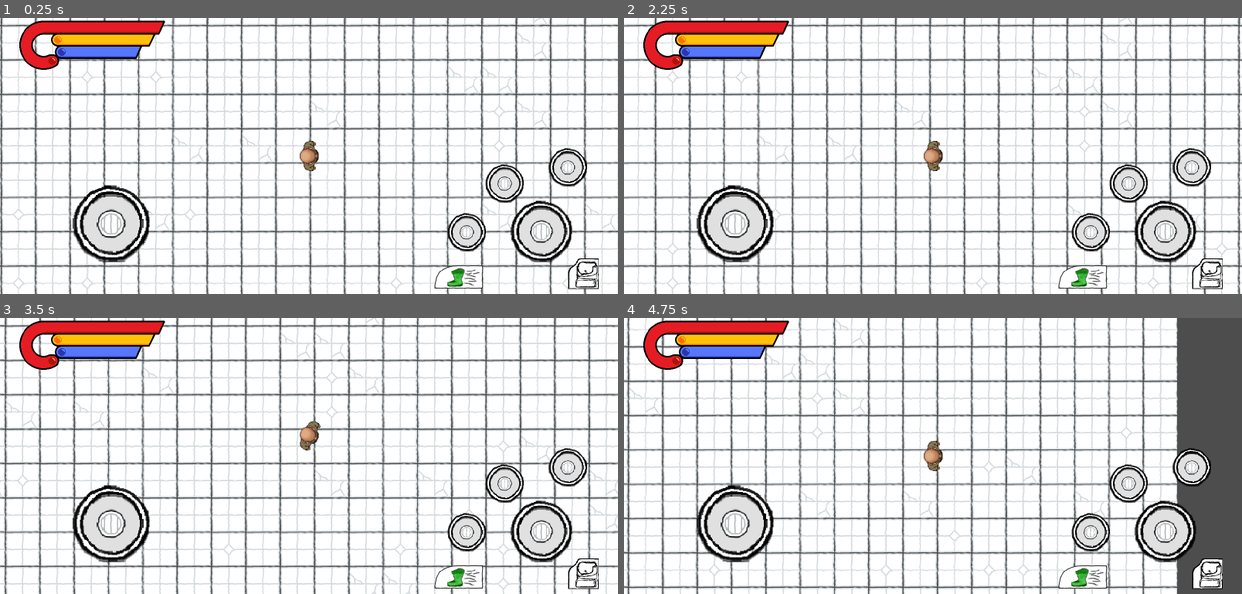
Above: before the commit, frames 1-4 (two rows, left to right).
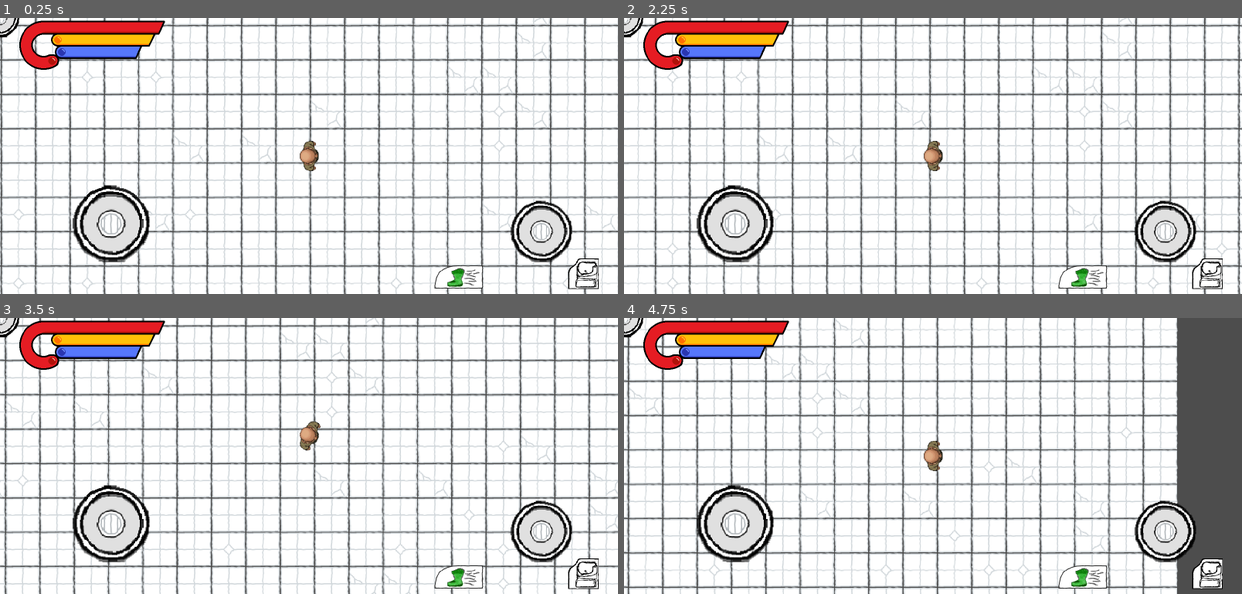
Above: after the commit, the same moments.

Repository: hafizosina/compilationpack
Game: Godot game, scene res://7. JoyStick/main.tscn
Same seed, same stepped clock (60 frames per second), same inputs: the game is played once before the commit and once after it.
Inputs (mouse positions are in pixels of both pictures, inside the frame that each line leads up to):
- Up to frame 1 (0.25 s): no input
- Up to frame 2 (2.25 s): click (1081, 277) at 0.5 s; click (1204, 274) at 1.25 s; tap Enter at 2 s; move the mouse to (1068, 142) at 2.02 s; hold Right (ui_right) from 2.03 s (still down); hold Shift (sprint) from 2.03 s (still down); click (1068, 142) at 2.17 s
- Up to frame 3 (3.5 s): release Right (ui_right) at 2.75 s; release Shift (sprint) at 2.75 s; drag from (185, 469) to (278, 511) at 2.77 s
- Up to frame 4 (4.75 s): move the mouse to (994, 395) at 3.52 s; hold Right (ui_right) 3.53-4.25 s; hold Shift (sprint) 3.53-4.25 s; click (994, 395) at 3.67 s; drag from (902, 511) to (747, 414) at 4.27 s

The runs differ from the first frame. In frame 1, 1.9% of the frame differs, in the area x 0-95%, y 0-85%; in frame 2, 1.8%; in frame 3, 1.9%; in frame 4, 1.9%.

Commit message:
feat(ui): add RBoxContainer radial layout, use for skill wheel

Diff:
--- a/7. JoyStick/ui.gd
+++ b/7. JoyStick/ui.gd
@@ -5,9 +5,9 @@
 # dragging them never moves the player) and are read via signals.
 @onready var basic_attack: VirtualJoystick = $MarginContainer/HBoxContainer/RightGroup/BasicAttack
 @onready var skills: Array[VirtualJoystick] = [
-	$MarginContainer/HBoxContainer/RightGroup/Skill1,
-	$MarginContainer/HBoxContainer/RightGroup/Skill2,
-	$MarginContainer/HBoxContainer/RightGroup/Skill3
+	$MarginContainer/HBoxContainer/RightGroup/SkillWheel/Skill1,
+	$MarginContainer/HBoxContainer/RightGroup/SkillWheel/Skill2,
+	$MarginContainer/HBoxContainer/RightGroup/SkillWheel/Skill3
 ]
 @onready var sprint: TextureButton = $MarginContainer/HBoxContainer/RightGroup/Sprint
 
--- a/7. JoyStick/ui.tscn
+++ b/7. JoyStick/ui.tscn
@@ -15,6 +15,7 @@
 [ext_resource type="Texture2D" uid="uid://c8o8y0ik51ypv" path="res://Global/Asset/Bar/ManaFrame.png" id="10_obtqw"]
 [ext_resource type="Texture2D" uid="uid://36b2kt4qg6vw" path="res://Global/Asset/Bar/ManaBar.png" id="11_6kv3l"]
 [ext_resource type="Script" uid="uid://gyd85gs7dflu" path="res://7. JoyStick/status_bar.gd" id="12_stat"]
+[ext_resource type="Script" uid="uid://bb8gfgbb0ipya" path="res://Global/Scene/r_box_container.gd" id="13_rbox"]
 
 [sub_resource type="StyleBoxTexture" id="StyleBoxTexture_7ytd7"]
 texture = ExtResource("1_vgda6")
@@ -93,63 +94,49 @@
 action_up = &"aim_up"
 action_down = &"aim_down"
 
-[node name="Skill1" type="VirtualJoystick" parent="MarginContainer/HBoxContainer/RightGroup" unique_id=189177511]
+[node name="SkillWheel" type="RBoxContainer" parent="MarginContainer/HBoxContainer/RightGroup"]
 layout_mode = 1
 anchors_preset = 3
 anchor_left = 1.0
 anchor_top = 1.0
 anchor_right = 1.0
 anchor_bottom = 1.0
-offset_left = -405.0
-offset_top = -208.0
-offset_right = -285.0
-offset_bottom = -88.0
+offset_left = -390.0
+offset_top = -390.0
+offset_right = 90.0
+offset_bottom = 90.0
 grow_horizontal = 0
 grow_vertical = 0
-theme_override_styles/normal_joystick = SubResource("StyleBoxTexture_7ytd7")
-theme_override_styles/normal_tip = SubResource("StyleBoxTexture_subtm")
-theme_override_styles/pressed_joystick = SubResource("StyleBoxTexture_7ytd7")
-theme_override_styles/pressed_tip = SubResource("StyleBoxTexture_subtm")
-action_left = &"aim_left"
-action_right = &"aim_right"
-action_up = &"aim_up"
-action_down = &"aim_down"
-
-[node name="Skill2" type="VirtualJoystick" parent="MarginContainer/HBoxContainer/RightGroup" unique_id=705925593]
-layout_mode = 1
-anchors_preset = 3
-anchor_left = 1.0
-anchor_top = 1.0
-anchor_right = 1.0
-anchor_bottom = 1.0
-offset_left = -306.0
-offset_top = -335.0
-offset_right = -186.0
-offset_bottom = -215.0
-grow_horizontal = 0
-grow_vertical = 0
-theme_override_styles/normal_joystick = SubResource("StyleBoxTexture_7ytd7")
-theme_override_styles/normal_tip = SubResource("StyleBoxTexture_subtm")
-theme_override_styles/pressed_joystick = SubResource("StyleBoxTexture_7ytd7")
-theme_override_styles/pressed_tip = SubResource("StyleBoxTexture_subtm")
-action_left = &"aim_left"
-action_right = &"aim_right"
-action_up = &"aim_up"
-action_down = &"aim_down"
-
-[node name="Skill3" type="VirtualJoystick" parent="MarginContainer/HBoxContainer/RightGroup" unique_id=1608809900]
-layout_mode = 1
-anchors_preset = 3
-anchor_left = 1.0
-anchor_top = 1.0
-anchor_right = 1.0
-anchor_bottom = 1.0
-offset_left = -141.0
-offset_top = -377.0
-offset_right = -21.0
-offset_bottom = -257.0
-grow_horizontal = 0
-grow_vertical = 0
+mouse_filter = 2
+radius = 180.0
+start_angle = 180.0
+arc = 110.0
+item_size = Vector2(120, 120)
+
+[node name="Skill1" type="VirtualJoystick" parent="MarginContainer/HBoxContainer/RightGroup/SkillWheel" unique_id=189177511]
+layout_mode = 2
+theme_override_styles/normal_joystick = SubResource("StyleBoxTexture_7ytd7")
+theme_override_styles/normal_tip = SubResource("StyleBoxTexture_subtm")
+theme_override_styles/pressed_joystick = SubResource("StyleBoxTexture_7ytd7")
+theme_override_styles/pressed_tip = SubResource("StyleBoxTexture_subtm")
+action_left = &"aim_left"
+action_right = &"aim_right"
+action_up = &"aim_up"
+action_down = &"aim_down"
+
+[node name="Skill2" type="VirtualJoystick" parent="MarginContainer/HBoxContainer/RightGroup/SkillWheel" unique_id=705925593]
+layout_mode = 2
+theme_override_styles/normal_joystick = SubResource("StyleBoxTexture_7ytd7")
+theme_override_styles/normal_tip = SubResource("StyleBoxTexture_subtm")
+theme_override_styles/pressed_joystick = SubResource("StyleBoxTexture_7ytd7")
+theme_override_styles/pressed_tip = SubResource("StyleBoxTexture_subtm")
+action_left = &"aim_left"
+action_right = &"aim_right"
+action_up = &"aim_up"
+action_down = &"aim_down"
+
+[node name="Skill3" type="VirtualJoystick" parent="MarginContainer/HBoxContainer/RightGroup/SkillWheel" unique_id=1608809900]
+layout_mode = 2
 theme_override_styles/normal_joystick = SubResource("StyleBoxTexture_7ytd7")
 theme_override_styles/normal_tip = SubResource("StyleBoxTexture_subtm")
 theme_override_styles/pressed_joystick = SubResource("StyleBoxTexture_7ytd7")
--- a/Global/Scene/player_control_component.gd
+++ b/Global/Scene/player_control_component.gd
@@ -47,7 +47,7 @@
 ## can strafe while aiming.
 func _move(dir: Vector2, delta: float) -> void:
 	var sprinting := Input.is_action_pressed("sprint")
-	# Sprinting ignores stick distance (power) and moves at full speed; otherwise
+	# Sprinting ignores sti	ck distance (power) and moves at full speed; otherwise
 	# speed scales with how far the stick is pushed, shaped by speed_curve.
 	var amount := 1.0 if sprinting else pow(dir.length(), speed_curve)
 	var speed := move_speed * (sprint_multiplier if sprinting else 1.0)
--- /dev/null
+++ b/Global/Scene/r_box_container.gd
@@ -0,0 +1,82 @@
+@tool
+class_name RBoxContainer
+extends Container
+
+## Arranges its children evenly on a ring — a radial counterpart to VBox/HBoxContainer.
+## Works as a full circle, an arc, or a fan depending on `arc`/`start_angle`.
+
+## Radius of the ring the children sit on, in pixels.
+@export var radius: float = 150.0:
+	set(v):
+		radius = v
+		queue_sort()
+		update_minimum_size()
+
+## Angle of the FIRST child, degrees, clockwise from +X (0=right, 90=down, 180=left, 270=up).
+@export var start_angle: float = 180.0:
+	set(v):
+		start_angle = v
+		queue_sort()
+
+## Total span the children cover, degrees. 360 = full circle; <360 = arc/fan.
+@export_range(0.0, 360.0, 0.1) var arc: float = 360.0:
+	set(v):
+		arc = v
+		queue_sort()
+
+## For arc < 360: put the first & last child exactly on the arc endpoints.
+## Ignored on a full circle (endpoints would overlap).
+@export var include_endpoints: bool = true:
+	set(v):
+		include_endpoints = v
+		queue_sort()
+
+## Size each child is laid out at (their own min size is usually ~0).
+@export var item_size: Vector2 = Vector2(120, 120):
+	set(v):
+		item_size = v
+		queue_sort()
+		update_minimum_size()
+
+## Rotate each child to face outward along its radius.
+@export var orient_to_center: bool = false:
+	set(v):
+		orient_to_center = v
+		queue_sort()
+
+
+func _notification(what: int) -> void:
+	if what == NOTIFICATION_SORT_CHILDREN:
+		_sort()
+
+
+func _visible_children() -> Array:
+	var out: Array = []
+	for c in get_children():
+		var ctrl := c as Control
+		if ctrl and ctrl.visible and not ctrl.top_level:
+			out.append(ctrl)
+	return out
+
+
+func _sort() -> void:
+	var kids := _visible_children()
+	var n := kids.size()
+	if n == 0:
+		return
+	var center := size * 0.5
+	var span := deg_to_rad(arc)
+	# full circle or open arc → divide by n (even gap incl. the closing one);
+	# arc with endpoints → divide by n-1 so first & last hit the ends.
+	var even := arc >= 360.0 or not include_endpoints or n == 1
+	var step := span / n if even else span / (n - 1)
+	var base := deg_to_rad(start_angle)
+	for i in n:
+		var ang := base + step * i
+		var pos := center + Vector2(cos(ang), sin(ang)) * radius
+		fit_child_in_rect(kids[i], Rect2(pos - item_size * 0.5, item_size))
+		kids[i].rotation = ang if orient_to_center else 0.0
+
+
+func _get_minimum_size() -> Vector2:
+	return Vector2(radius, radius) * 2.0 + item_size
Not shown, added: Global/Scene/r_box_container.gd.uid
